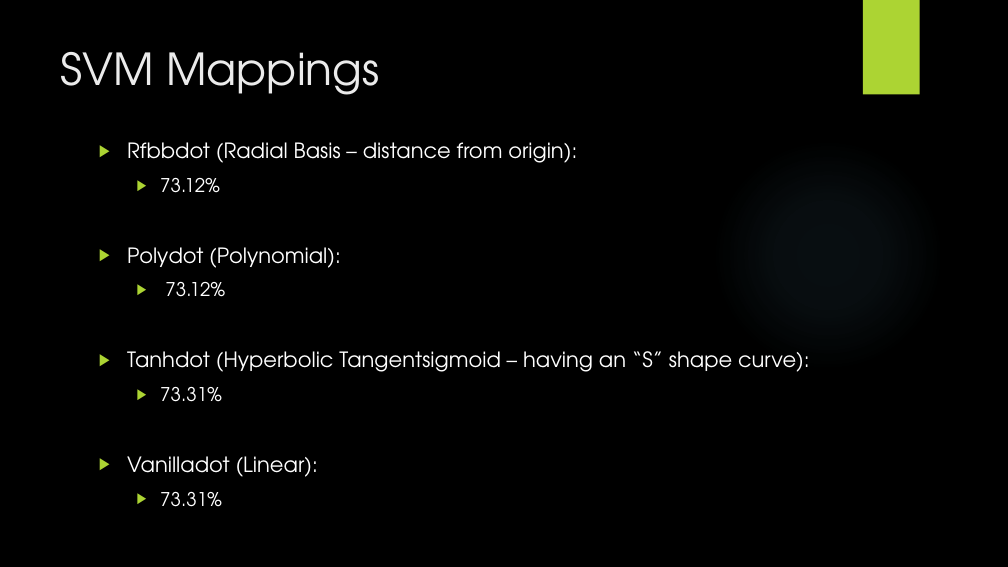
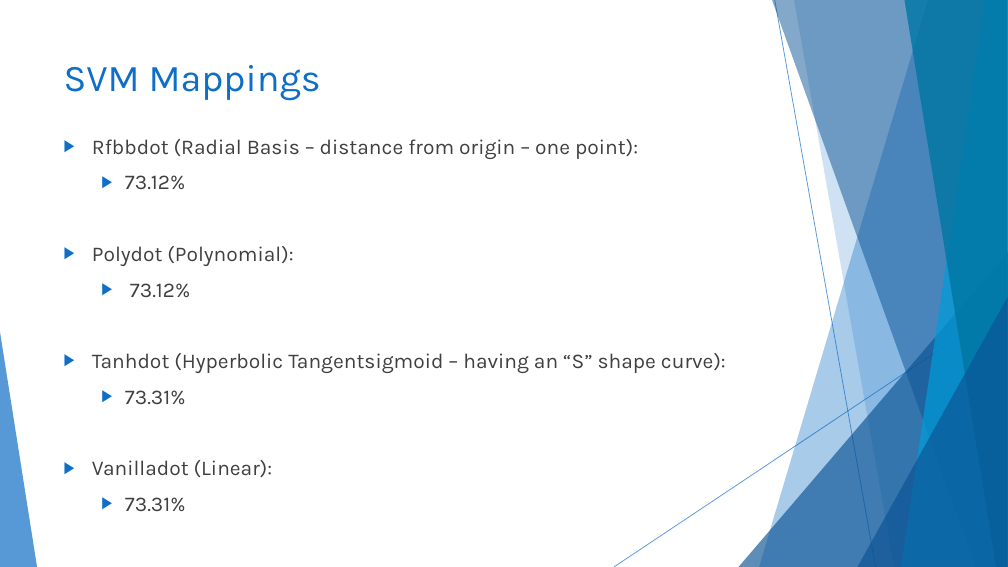
Before and after one commit to codyhock/Senior-Project, a slide deck: slide 24 of CHOCKfinal.pptx. Drawn at 1008x567 pixels with LibreOffice and Linux fonts; fonts in the diff are those of the drawing; background and template pictures are left out. Boxes give left, top, right and bottom in pixels: in the first picture for what was removed or moved away, otherwise in the second. Text is boxed around its words. In the diff, an @@ line names an element or a change of style, - is before the commit and + after.

```diff
--- a/CHOCKfinal.pptx
+++ b/CHOCKfinal.pptx
@@ background picture (left out) to #FFFFFF @@
@@ rectangle removed at [863,0,920,95] @@
@@ title "SVM Mappings": place and size @@
-title "SVM Mappings" at [61,52,379,95]
+title "SVM Mappings" at [64,65,321,101]
@@ title "SVM Mappings" at [64,65,321,101]: size 42 to 36 pt, font TeX Gyre Adventor to Karla, text colour #EBEBEB to #0F6FC6 @@
@@ text "Rfbbdot (Radial Basis – distance ...": place and size @@
-text "Rfbbdot (Radial Basis – distance ..." at [127,142,810,507]
+text "Rfbbdot (Radial Basis – distance ..." at [92,139,726,511]
@@ text at [92,139,638,159]: text changed; font TeX Gyre Adventor to Karla; text colour #FFFFFF to #404040 @@
-▶ Rfbbdot (Radial Basis – distance from origin):
+▶ Rfbbdot (Radial Basis – distance from origin – one point):
@@ ellipse removed at [712,138,944,371] @@
@@ text at [92,175,726,511]: size 18 to 20 pt in "73.12%", "73.12%", "73.31%", "73.31%"; font TeX Gyre Adventor to Karla, text colour #FFFFFF to #404040 in "73.12%", "Polydot (Polynomial):", "73.12%", "Tanhdot (Hyperbolic Tangentsigmoid – having an “S” ..." and 3 more places; bullet colour #ACD433 to #0F6FC6 @@
@@ group added at [0,0,1008,567]: 5 freeform shapes, 3 triangles, 2 lines @@
```
Also in this commit, not shown: 26 other slides changed, 3 slides added, 3 slides removed.
